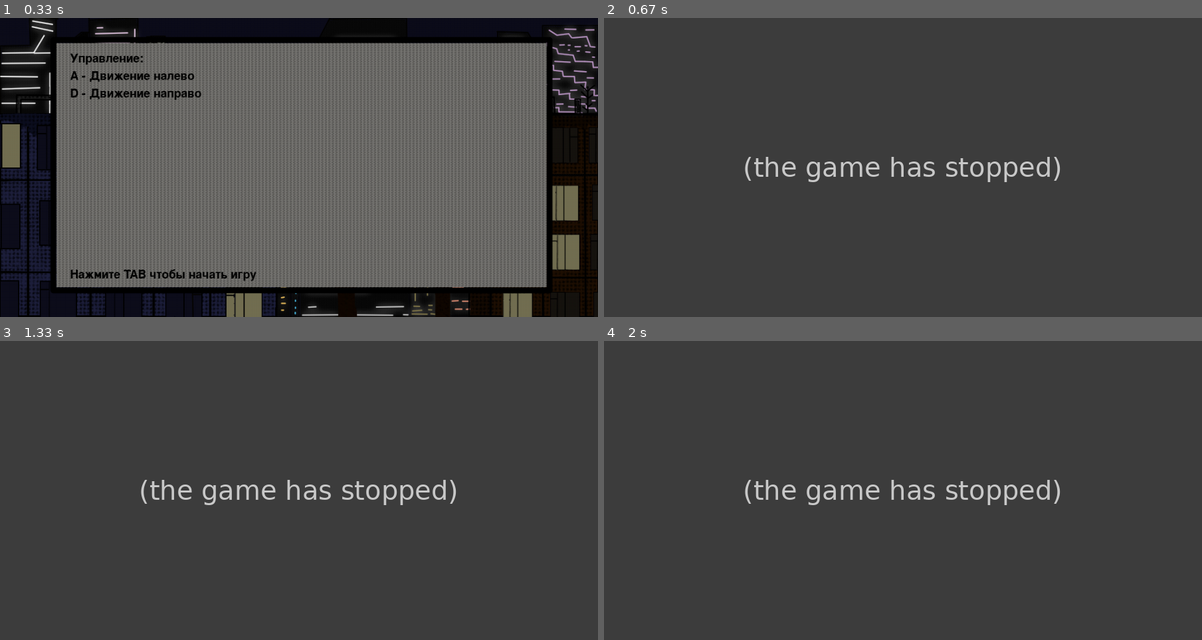
Above: before the commit, frames 1-4 (two rows, left to right).
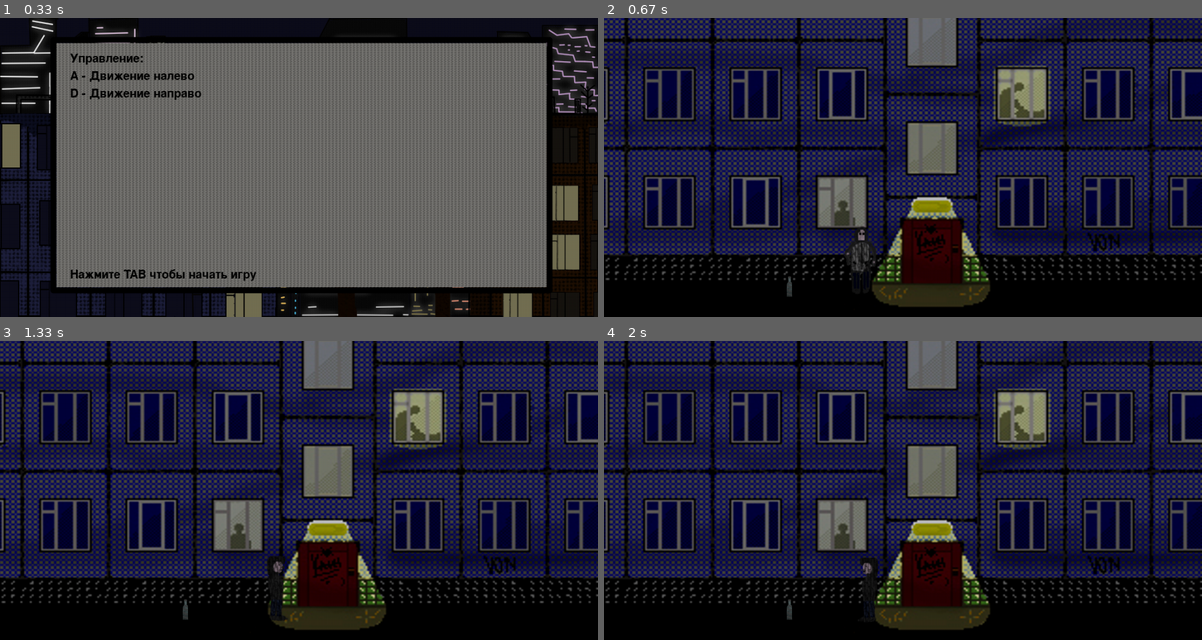
Above: after the commit, the same moments.

Repository: Stormev/Survival-entrance-Pygame
Game: pygame game, started from main.py
The game is run twice, just before and just after one commit, with the same random seed, the same clock (stepped at 60 frames per second) and the same inputs.
Inputs:
- Up to frame 1 (0.33 s): no input
- Up to frame 2 (0.67 s): tap Tab at 0.33 s
- Up to frame 3 (1.33 s): hold D 0.67-1.13 s; hold D from 1.17 s (still down)
- Up to frame 4 (2 s): release D at 1.63 s; hold A from 1.67 s (still down)

Frame 1 is identical in both runs. In frame 2, 81% of the frame differs, in the area x 0-100%, y 0-100%; in frame 3, 81%; in frame 4, 81%.
Error before the commit: TypeError: AbstractGroup.draw() missing 1 required positional argument: 'surface' (main.py l...; the game stopped at 0.33 s (later frames are placeholders)

Commit message:
game_update

Diff:
--- a/main.py
+++ b/main.py
@@ -132,18 +132,19 @@
                     frame_location, self.rect.size)))
 
 
-items = [[load_image('images/item_bytilka.png'), -5, -1], [load_image('images/item_chocolate.png'), 20, 3],
-         [load_image('images/item_doshik.png'), 10, 2], [load_image('images/item_honey.png'), 40, 4]]
+items = [[load_image('images/item_bytilka.png'), -5, -1], [load_image('images/item_chocolate.png'), 8, 3],
+         [load_image('images/item_doshik.png'), 4, 2], [load_image('images/item_honey.png'), 12, 4]]
 
 
 class Item(pygame.sprite.Sprite):
-    def __init__(self, pos_x):
+    def __init__(self, pos_x=randint(60, WIDTH - 60)):
         super().__init__(item_group)
-        self.pos_y = HEIGHT - 155
+        self.pos_y = HEIGHT - 70
         data = items[randint(0, len(items) - 1)]
         self.image = data[0]
         self.cost = data[1]
         self.score = data[2]
+        self.rect = self.image.get_rect()
         self.rect = self.rect.move(pos_x, self.pos_y)
 
 
@@ -221,6 +222,16 @@
     player = Player(WIDTH // 2.5)
 
     to_second_count = 0
+
+    def collide_items():
+        global SCORE
+        for item in item_group:
+            if player.rect.collidepoint(item.rect.center):
+                player.hungry += item.cost
+                SCORE += item.score
+                item.kill()
+
+    item = Item(300)
     # main cycle
     while True:
         for event in pygame.event.get():
@@ -261,11 +272,11 @@
         screen.fill((50, 50, 70))
         load_location(LOCATION_NOW)
 
+        collide_items()
         player_group.update()
         player_group.draw(screen)
         item_group.update()
-        item_group.draw()
-
+        item_group.draw(screen)
         pygame.display.flip()
         clock.tick(FPS)
 
Binary file changed: data/scores.db
